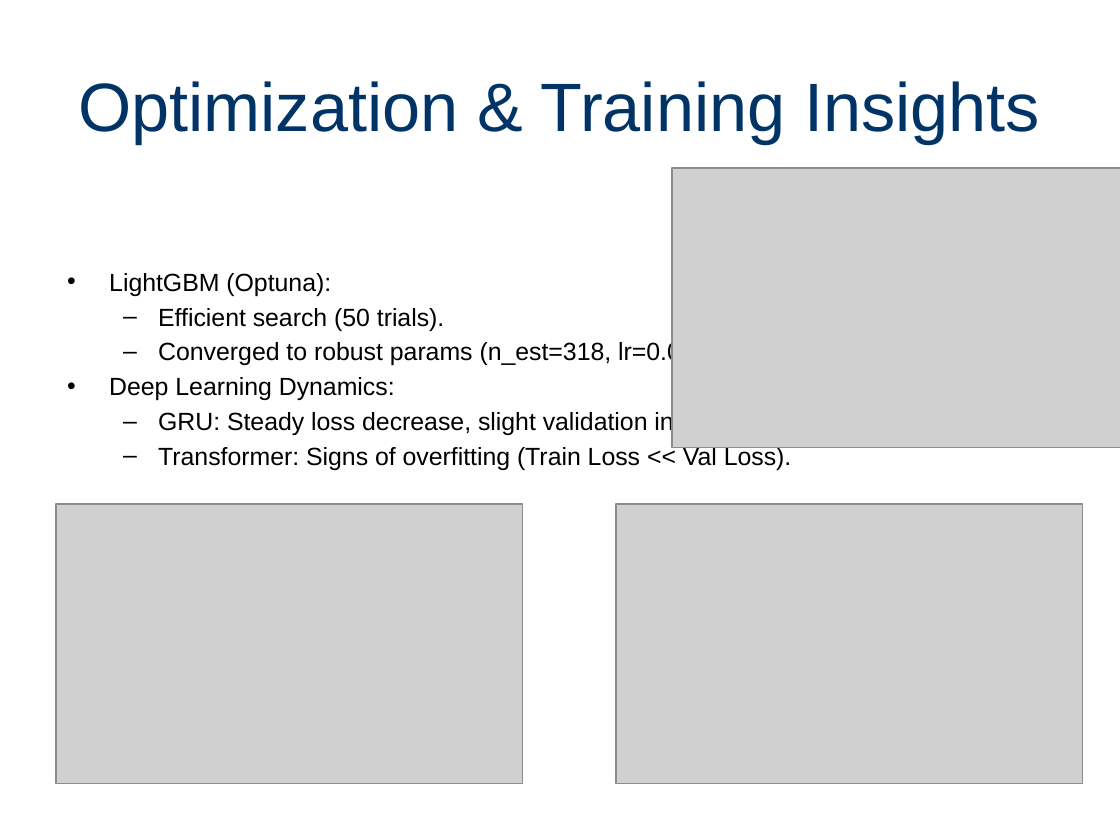
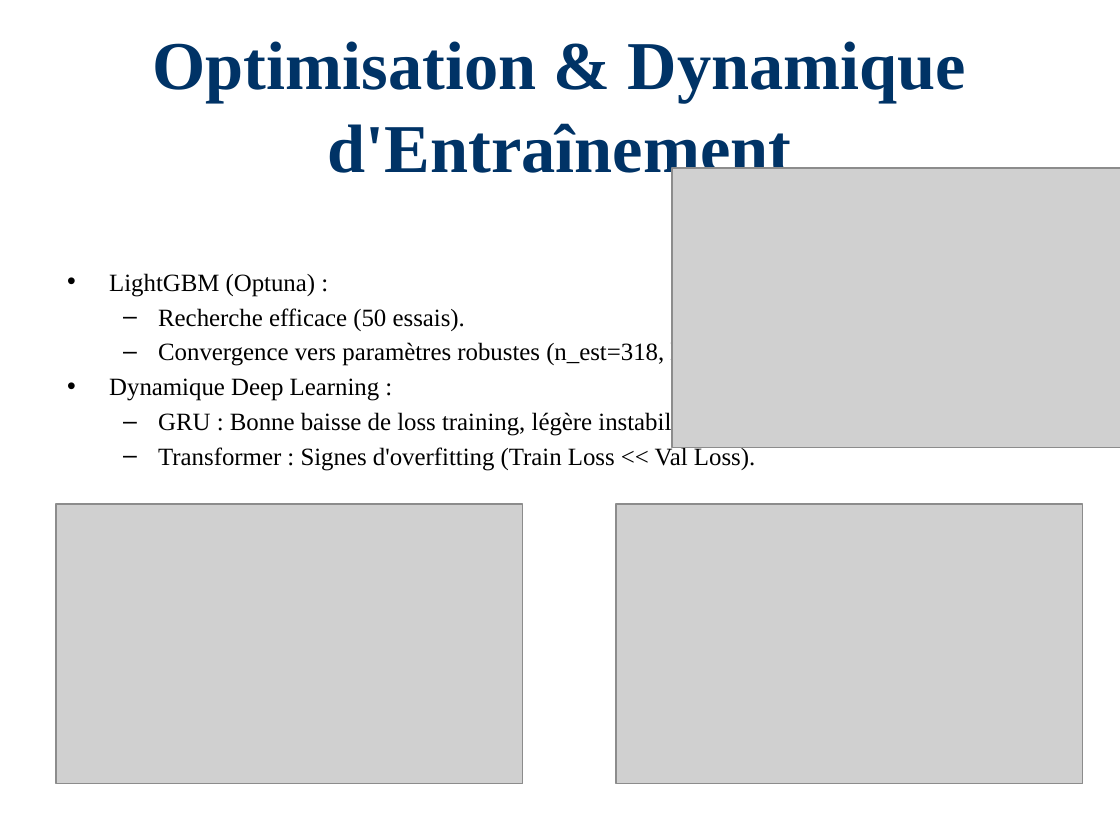
Before and after one commit to Paulino-Cristovao/churn_predictions, a slide deck: slide 6 of Presentations_Resultats_Projet.pptx. Drawn at 1120x840 pixels with LibreOffice and Linux fonts; fonts in the diff are those of the drawing; grey boxes stand for pictures. Boxes give left, top, right and bottom in pixels: in the first picture for what was removed or moved away, otherwise in the second. Text is boxed around its words. In the diff, an @@ line names an element or a change of style, - is before the commit and + after.

```diff
--- a/Presentations_Resultats_Projet.pptx
+++ b/Presentations_Resultats_Projet.pptx
@@ title at (153,41,966,185): text changed; font Arial to Times New Roman; bold on @@
-Optimization & Training Insights
+Optimisation & Dynamique d'Entraînement
@@ text at (109,273,769,471): text changed; font Arial to Times New Roman @@
-• LightGBM (Optuna):
-  – Efficient search (50 trials).
-  – Converged to robust params (n_est=318, lr=0.018).
-• Deep Learning Dynamics:
-  – GRU: Steady loss decrease, slight validation instability.
-  – Transformer: Signs of overfitting (Train Loss << Val Loss).
+• LightGBM (Optuna) :
+  – Recherche efficace (50 essais).
+  – Convergence vers paramètres robustes (n_est=318, lr=0.018).
+• Dynamique Deep Learning :
+  – GRU : Bonne baisse de loss training, légère instabilité en validation.
+  – Transformer : Signes d'overfitting (Train Loss << Val Loss).
```
Also in this commit, not shown: 9 other slides changed, 1 other file.
